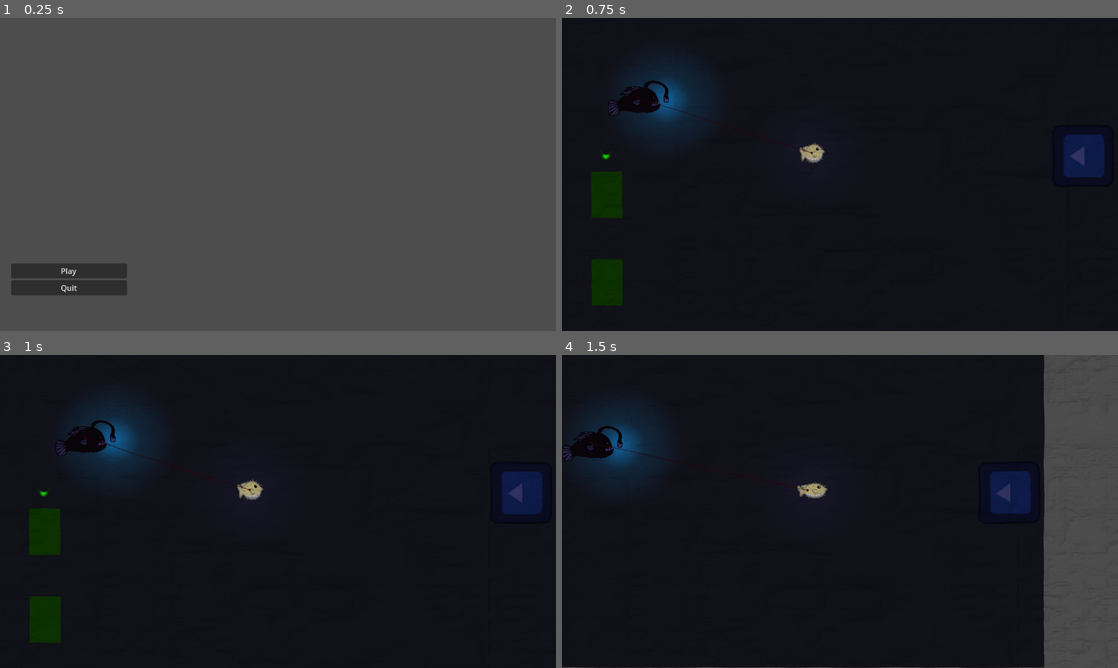
Above: before the commit, frames 1-4 (two rows, left to right).
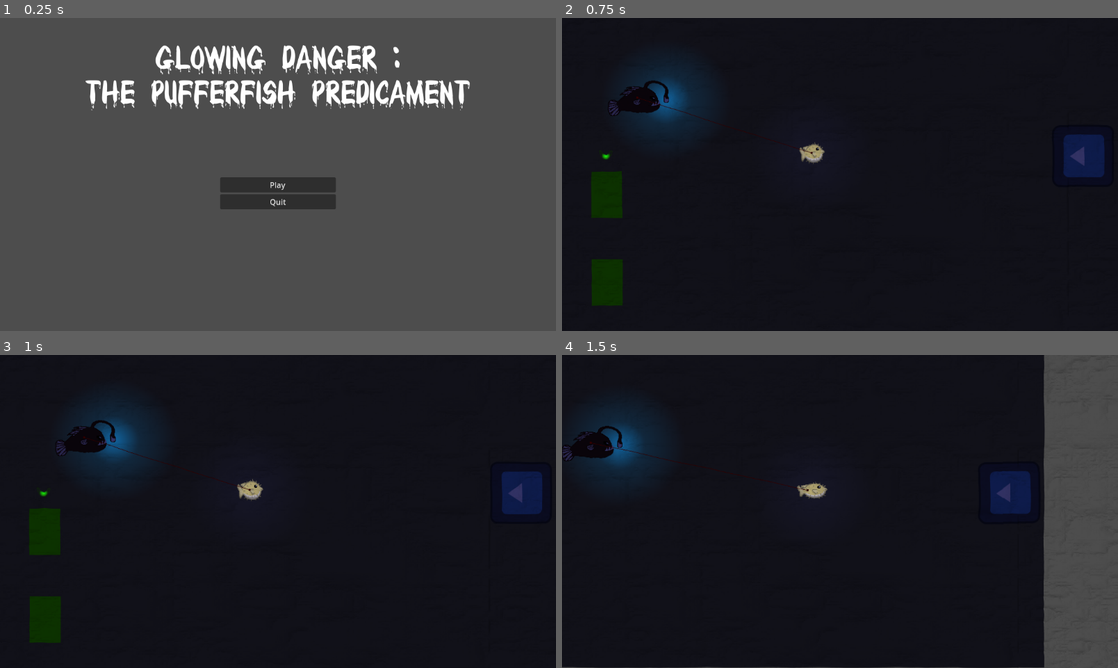
Above: after the commit, the same moments.

Repository: Chestrade/pixel-jam-2024
Game: Godot game, scene res://Scenes/main_menu.tscn
Same seed, same stepped clock (60 frames per second), same inputs: the game is played once before the commit and once after it. The engine's default icon, where the game draws it, is replaced by a stand-in: a white triangle on a blue panel in a dark square.
Inputs (mouse positions are in pixels of both pictures, inside the frame that each line leads up to):
- Up to frame 1 (0.25 s): no input
- Up to frame 2 (0.75 s): click "Play" at 0.5 s
- Up to frame 3 (1 s): no input
- Up to frame 4 (1.5 s): move the mouse to (962, 495) at 1.27 s; hold Right (swim_right) from 1.28 s (still down); hold Shift (dash) from 1.28 s (still down)

The runs differ from the first frame. In frame 1, 8.6% of the frame differs, in the area x 2-85%, y 8-89%; in frame 2, nothing differs; in frame 3, nothing differs; in frame 4, nothing differs.

Commit message:
Main title

Diff:
--- a/Scenes/main_menu.tscn
+++ b/Scenes/main_menu.tscn
@@ -1,8 +1,13 @@
-[gd_scene load_steps=5 format=3 uid="uid://dwqmptqdprgok"]
+[gd_scene load_steps=7 format=3 uid="uid://dwqmptqdprgok"]
 
 [ext_resource type="Script" path="res://Scripts/UI/main_menu.gd" id="1_gtif1"]
+[ext_resource type="FontFile" uid="uid://diyedjq6uqki1" path="res://BLOODY.TTF" id="2_hdy7d"]
 [ext_resource type="AudioStream" uid="uid://cbcwo8axh3wc1" path="res://Audio/UI/ui_hover.ogg" id="2_rxh18"]
 [ext_resource type="AudioStream" uid="uid://dn0r53ndh5x00" path="res://Audio/UI/select.ogg" id="3_7lex0"]
+
+[sub_resource type="LabelSettings" id="LabelSettings_867b4"]
+font = ExtResource("2_hdy7d")
+font_size = 62
 
 [sub_resource type="Theme" id="Theme_de64o"]
 
@@ -15,6 +20,21 @@
 grow_vertical = 2
 script = ExtResource("1_gtif1")
 
+[node name="Label" type="Label" parent="."]
+layout_mode = 1
+anchors_preset = 5
+anchor_left = 0.5
+anchor_right = 0.5
+offset_left = -209.0
+offset_top = 54.0
+offset_right = 207.0
+offset_bottom = 126.0
+grow_horizontal = 2
+text = "Glowing Danger :
+The Pufferfish Predicament"
+label_settings = SubResource("LabelSettings_867b4")
+horizontal_alignment = 1
+
 [node name="VBoxContainer" type="VBoxContainer" parent="."]
 layout_mode = 1
 anchors_preset = 8
@@ -22,10 +42,10 @@
 anchor_top = 0.5
 anchor_right = 0.5
 anchor_bottom = 0.5
-offset_left = -553.0
-offset_top = 184.0
-offset_right = -313.0
-offset_bottom = 304.0
+offset_left = -120.0
+offset_top = 6.0
+offset_right = 120.0
+offset_bottom = 80.0
 grow_horizontal = 2
 grow_vertical = 2
 
Binary file added: BLOODY.TTF
Not shown, added: BLOODY.TTF.import
Binary file added: Scenes/BLOODY.TTF
Not shown, added: Scenes/BLOODY.TTF.import
